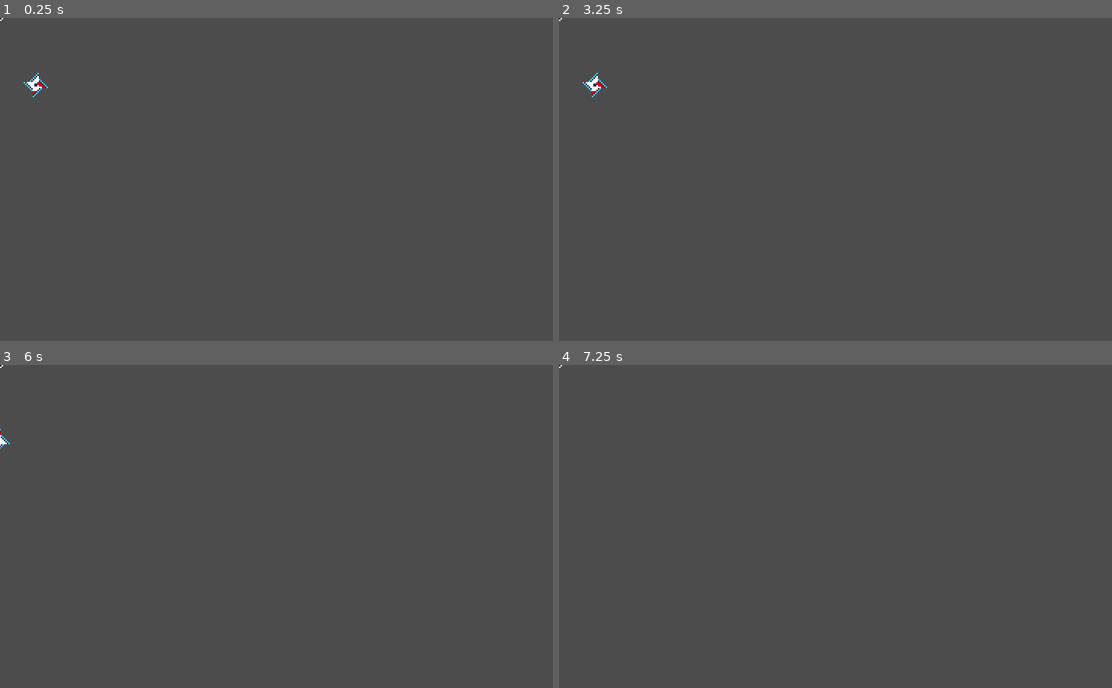
Above: before the commit, frames 1-4 (two rows, left to right).
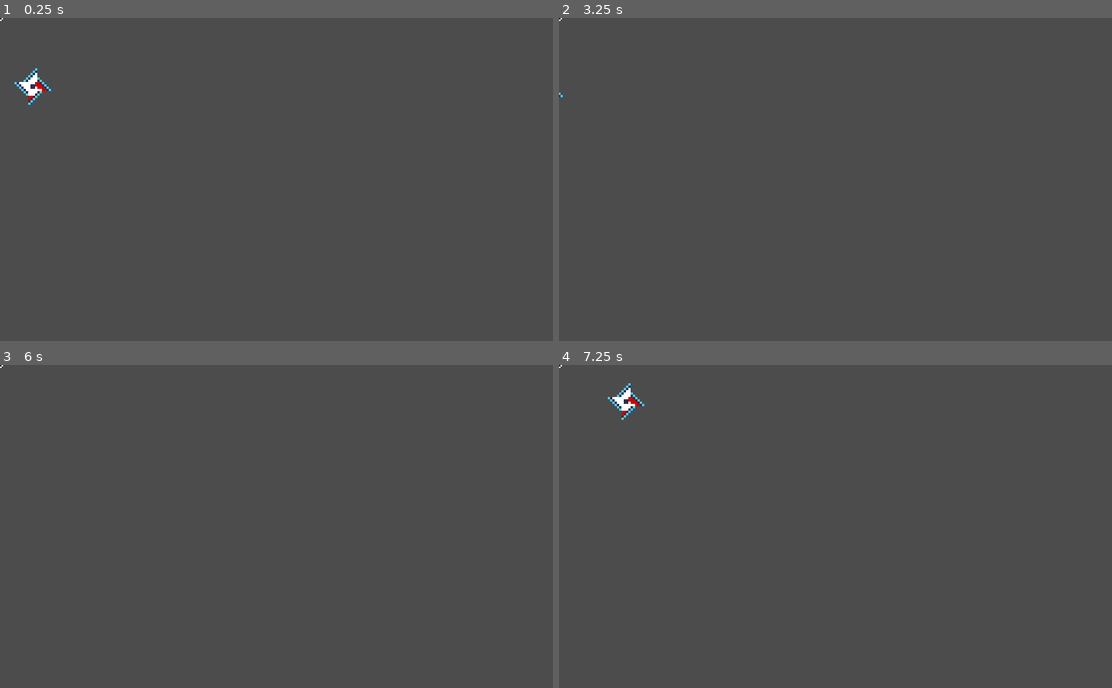
Above: after the commit, the same moments.

Repository: Wes-Ray/Jetpack-Jaywalker
Game: Godot game, scene res://Buzz/Buzz.tscn
Same seed, same stepped clock (60 frames per second), same inputs: the game is played once before the commit and once after it. This scene is started directly instead of the project's main scene.
Inputs (mouse positions are in pixels of both pictures, inside the frame that each line leads up to):
- Up to frame 1 (0.25 s): no input
- Up to frame 2 (3.25 s): move the mouse to (957, 163) at 0.52 s; hold D (move_right) 0.53-2.03 s; click (957, 163) at 0.6 s; tap Space (move_jump) at 0.77, 1.52, 2, 3.02 s; tap Enter at 1.25, 2.75 s; move the mouse to (724, 195) at 1.27 s; click (724, 195) at 1.35 s; move the mouse to (890, 108) at 2.02 s; hold A (move_left) 2.03-2.78 s; click (890, 108) at 2.1 s; move the mouse to (807, 244) at 2.77 s; hold D (move_right) from 2.78 s (still down); click (807, 244) at 2.85 s
- Up to frame 3 (6 s): move the mouse to (442, 574) at 3.52 s; click (442, 574) at 3.6 s; tap Space (move_jump) at 3.77, 4.52, 5 s; move the mouse to (110, 478) at 4.27 s; release D (move_right) at 4.28 s; hold A (move_left) 4.28-5.03 s; click (110, 478) at 4.35 s; move the mouse to (304, 526) at 5.02 s; hold D (move_right) 5.03-5.78 s; click (304, 526) at 5.1 s; tap Enter at 5.75 s; move the mouse to (193, 445) at 5.77 s; hold A (move_left) from 5.78 s (still down); click (193, 445) at 5.85 s
- Up to frame 4 (7.25 s): keep holding A (move_left); tap Space (move_jump) at 6.02, 6.77 s; move the mouse to (957, 510) at 6.52 s; click (957, 510) at 6.6 s

The runs differ from the first frame. In frame 1, 0.2% of the frame differs, in the area x 2-10%, y 15-27%; in frame 2, 0.1%; in frame 3, less than 0.1%; in frame 4, 0.3%, in the area x 8-16%, y 5-17%.

Commit message:
increase buzzsaw size

Diff:
--- a/Buzz/Buzz.gd
+++ b/Buzz/Buzz.gd
@@ -1,6 +1,6 @@
 extends Node2D
 
-export var rotation_speed = 180
+export var rotation_speed = 200
 export var radius = 50
 onready var blade = $Blade
 var i = 0
--- a/Buzz/Buzz.tscn
+++ b/Buzz/Buzz.tscn
@@ -69,6 +69,7 @@
 anims/spin = SubResource( 2 )
 
 [node name="Blade" type="Area2D" parent="."]
+scale = Vector2( 1.5, 1.5 )
 collision_layer = 4
 collision_mask = 2
 
